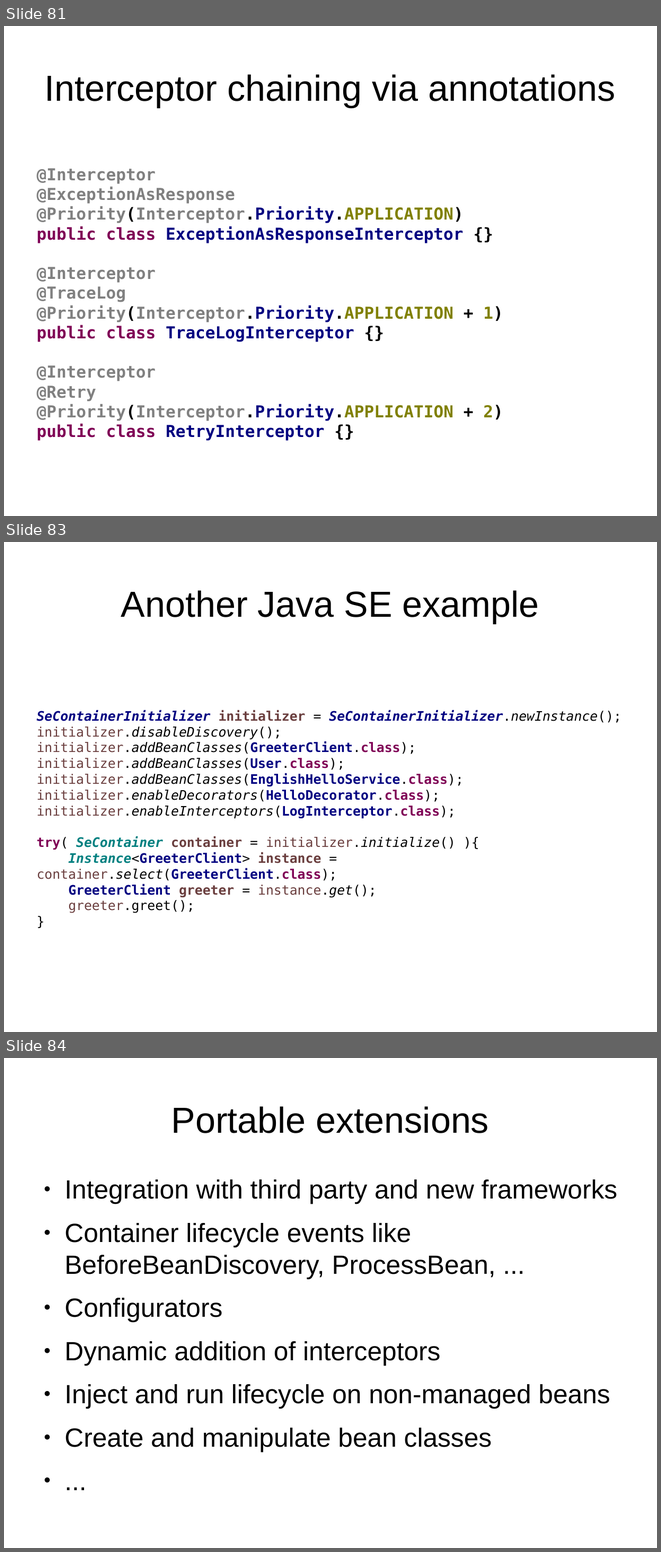
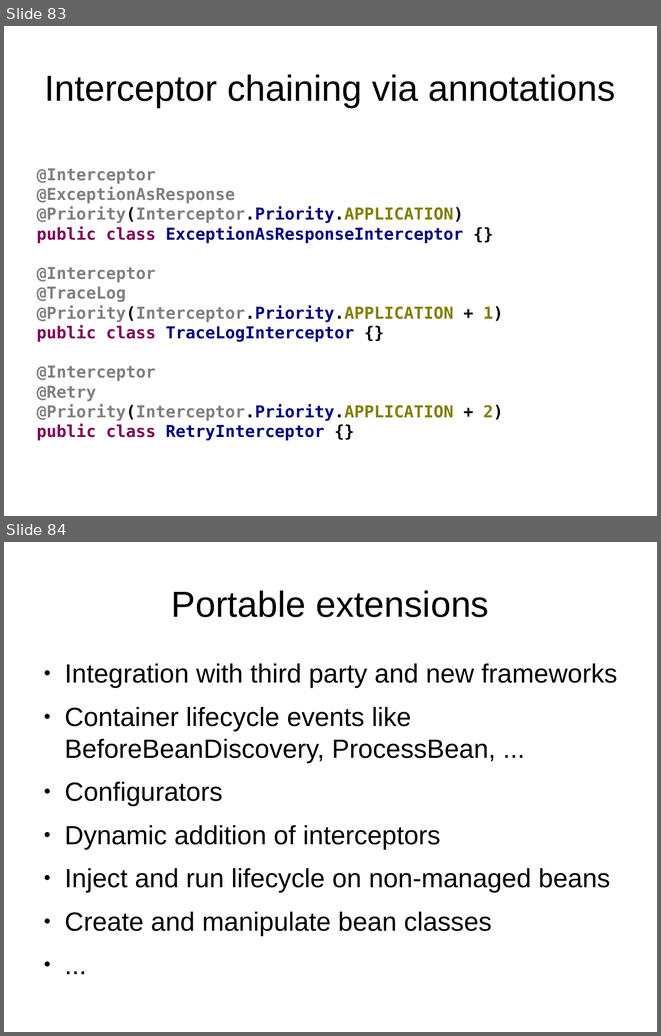
Before and after one commit to FrigoCoder/CDI, a slide deck: CDI.odp. Shown one above the other, each under a label of ours: slides 81, 83 and 84 before the commit, slides 83 and 84 after it; the slides between them are not shown. The pictures are 661x1552 and 661x1036 pixels, drawn with LibreOffice and Linux fonts; fonts in the diff are those of the drawing. Boxes give left, top, right and bottom in pixels: in the first picture for what was removed or moved away, otherwise in the second. Text is boxed around its words. In the diff, an @@ line names an element or a change of style, - is before the commit and + after.

```diff
--- a/CDI.odp
+++ b/CDI.odp
@@ slide 83 removed at [4, 542, 657, 1032], background #FFFFFF @@
@@ title removed at [121, 590, 539, 623] @@
-Another Java SE example
@@ text removed at [37, 709, 621, 913] @@
-SeContainerInitializer initializer = SeContainerInitializer.newInstance();
-initializer.disableDiscovery();
-initializer.addBeanClasses(GreeterClient.class);
-initializer.addBeanClasses(User.class);
-initializer.addBeanClasses(EnglishHelloService.class);
-initializer.enableDecorators(HelloDecorator.class);
-initializer.enableInterceptors(LogInterceptor.class);
-try( SeContainer container = initializer.initialize() ){
-Instance<GreeterClient> instance = container.select(GreeterClient.class);
-GreeterClient greeter = instance.get();
-greeter.greet();
-}
@@ what was slide 81 is now slide 83 @@
```
Also in this commit, not shown: 5 slides changed, 4 slides added, 1 other slide removed, 1 other file.
